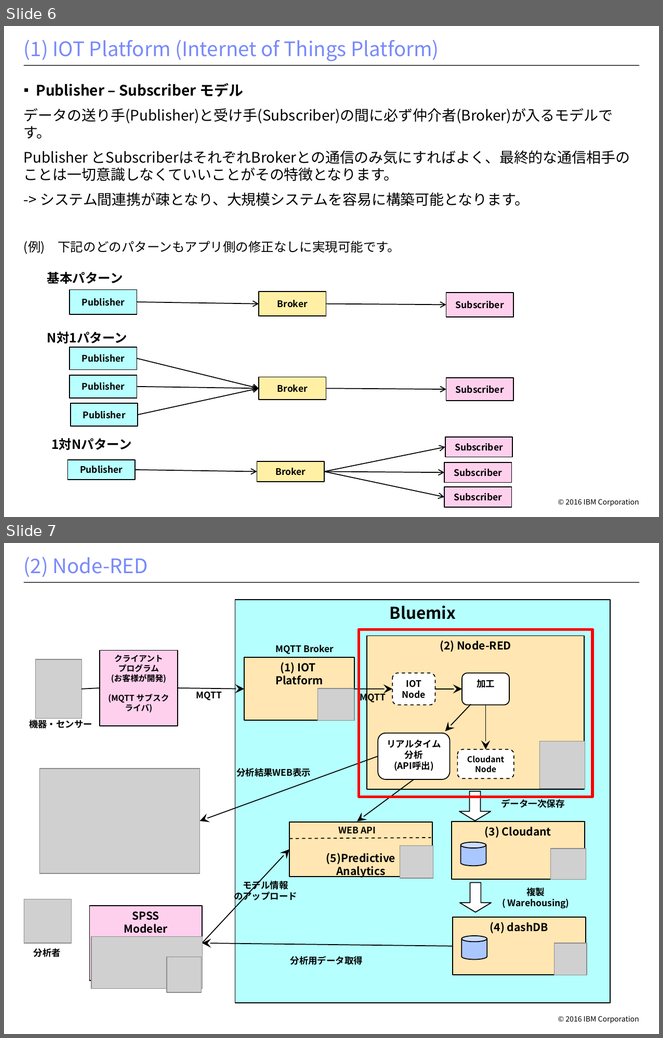
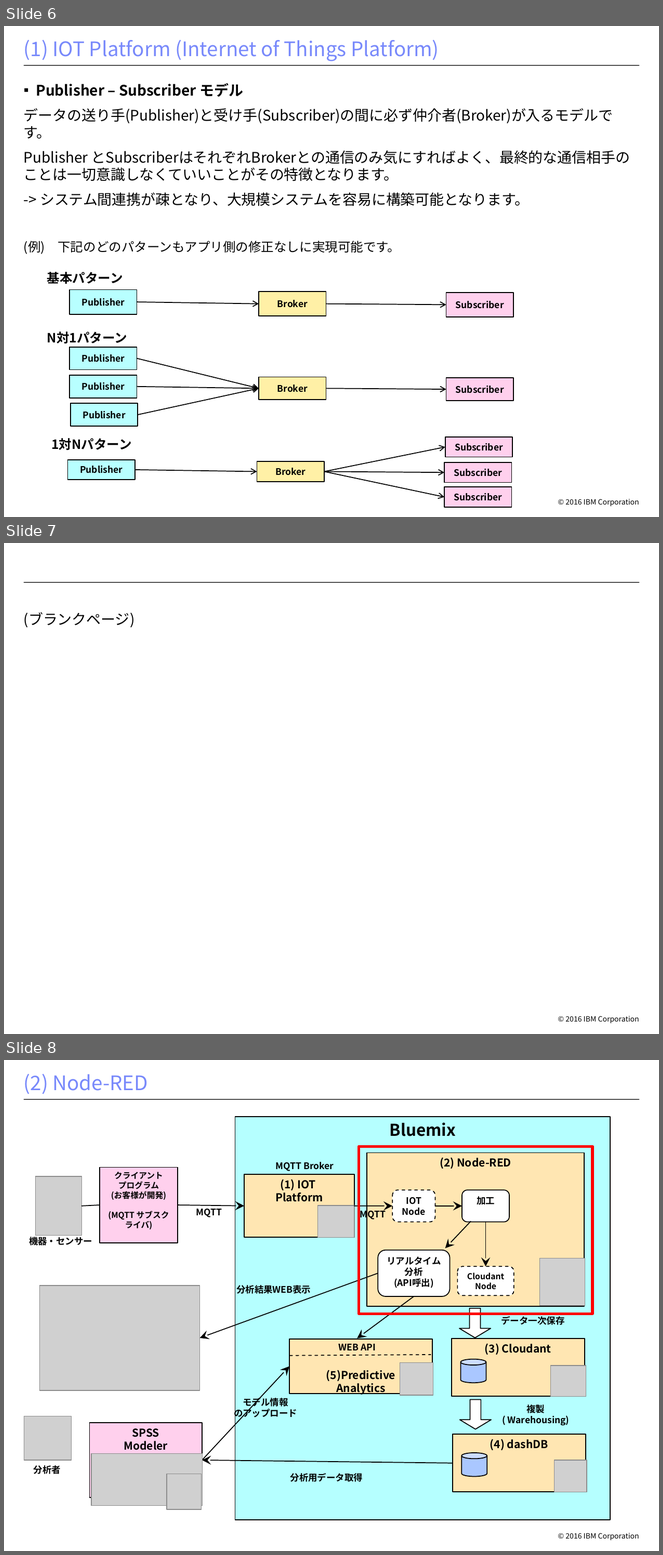
Before and after one commit to makaishi/1_IOT_WORK, a slide deck: bluemix-env/iot-構成雛形.pptx. Shown one above the other, each under a label of ours: slides 6 and 7 before the commit, slides 6, 7 and 8 after it. The pictures are 663x1038 and 663x1555 pixels, drawn with LibreOffice and Linux fonts; fonts in the diff are those of the drawing; grey boxes stand for pictures; background and template pictures are left out. Boxes give left, top, right and bottom in pixels: in the first picture for what was removed or moved away, otherwise in the second. Text is boxed around its words. In the diff, an @@ line names an element or a change of style, - is before the commit and + after.

Commit message:
ブランクページ、最終ページ追加

```diff
--- a/bluemix-env/iot-構成雛形.pptx
+++ b/bluemix-env/iot-構成雛形.pptx
@@ slide 7 added at [4, 543, 659, 1034], background #FFFFFF; not listed: 2 template elements that a slide beside it also shows @@
@@ text added at [24, 612, 135, 628], 16 pt, text #000000 @@
+(ブランクページ)
@@ what was slide 7 is now slide 8 @@
```
Also in this commit, not shown: 1 slide changed, 1 other slide added.
